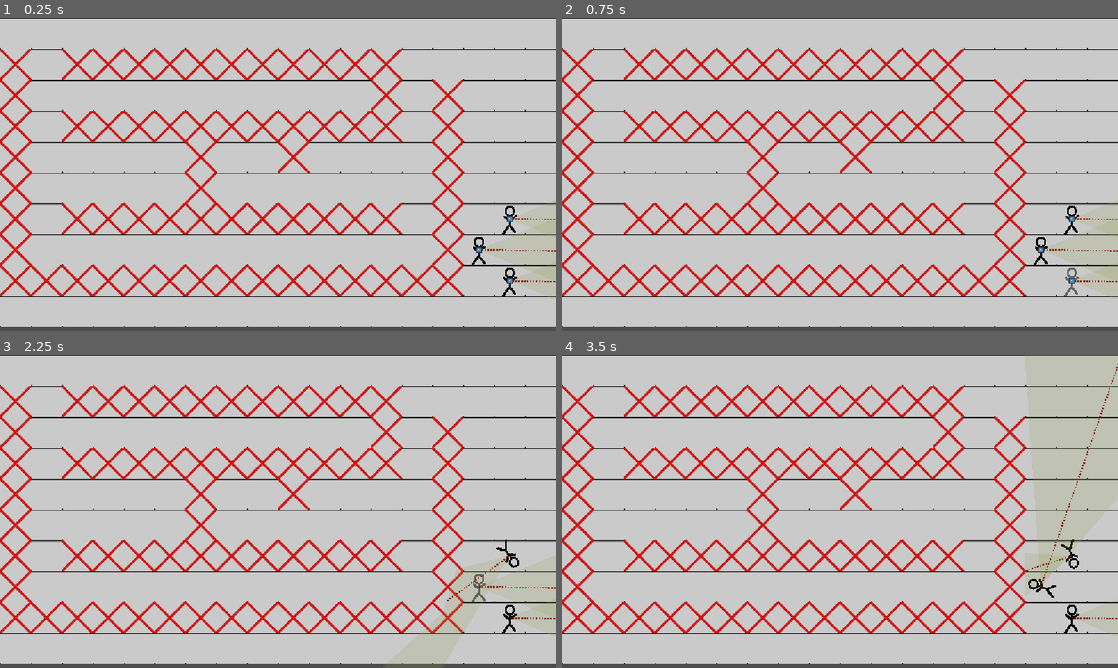
Above: before the commit, frames 1-4 (two rows, left to right).
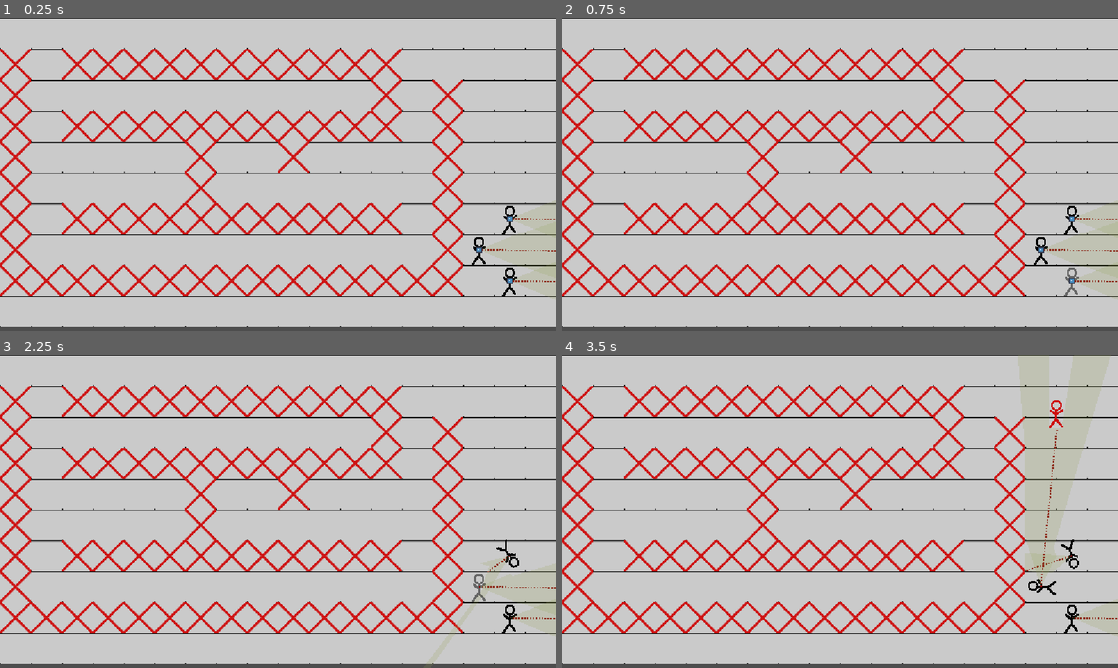
Above: after the commit, the same moments.

Repository: NevenIlincic/Tactical_Move
Game: Godot game, scene res://Scenes/Test_Scene.tscn
Two runs of this game, one before a commit and one after it. Both use one fixed random seed, a clock stepped at 60 frames per second and the inputs below. The engine's default icon, where the game draws it, is replaced by a stand-in: a white triangle on a blue panel in a dark square.
Inputs (mouse positions are in pixels of both pictures, inside the frame that each line leads up to):
- Up to frame 1 (0.25 s): no input
- Up to frame 2 (0.75 s): tap Enter at 0.5 s; move the mouse to (1073, 280) at 0.52 s; right-click (1073, 280) at 0.6 s; click (1073, 280) at 0.67 s
- Up to frame 3 (2.25 s): tap W (reset_look_at_path) at 1.25 s; move the mouse to (511, 555) at 1.27 s; click (511, 555) at 1.35 s; right-click (511, 555) at 1.55 s; tap Q (reset_path) at 2 s; move the mouse to (478, 586) at 2.02 s; tap Space (move_confirm) at 2.1 s; click (478, 586) at 2.17 s
- Up to frame 4 (3.5 s): right-click (1040, 586) at 2.3 s; tap Space (move_confirm) at 2.75 s; move the mouse to (812, 574) at 2.77 s; tap Z (move_state) at 2.85 s; click (812, 574) at 2.92 s; right-click (812, 574) at 3.05 s

The runs differ from the first frame. In frame 3, 0.2% of the frame differs, in the area x 75-95%, y 68-90%; in frame 4, 0.5%, in the area x 82-100%, y 0-78%.

Commit message:
[ADD] Enemy spotting

Diff:
--- /dev/null
+++ b/Scenes/Enemy/Enemy.tscn
@@ -0,0 +1,44 @@
+[gd_scene format=3 uid="uid://y3pndfcq1kxo"]
+
+[ext_resource type="Script" uid="uid://cgpj7hlgh52n1" path="res://Scenes/Enemy/enemy.gd" id="1_02vxf"]
+[ext_resource type="Texture2D" uid="uid://d1tdmtvde540b" path="res://Sprites/Enemy/enemy.png" id="1_i1u57"]
+[ext_resource type="Script" uid="uid://jnl8fjr17re8" path="res://Scripts/Player/vision.gd" id="2_e0oyi"]
+[ext_resource type="Texture2D" uid="uid://uwcsyrtrt75l" path="res://Sprites/Path_Line/New Piskel-1.png - 2026-08-04T161338.290.png" id="3_02vxf"]
+
+[sub_resource type="RectangleShape2D" id="RectangleShape2D_06txj"]
+size = Vector2(32, 64)
+
+[node name="Enemy" type="Node2D" unique_id=1440065138]
+script = ExtResource("1_02vxf")
+
+[node name="Enemy_Sprite" type="Sprite2D" parent="." unique_id=1264594983]
+texture_filter = 1
+texture_repeat = 1
+texture = ExtResource("1_i1u57")
+
+[node name="Vision_Polygon" type="Polygon2D" parent="." unique_id=1604988782]
+visible = false
+color = Color(0.5822249, 0.63125, 0.33140624, 0.19500001)
+polygon = PackedVector2Array(0, 0, -256, -256, 256, -256)
+script = ExtResource("2_e0oyi")
+max_range = 1200.0
+fov_degrees = 45.0
+
+[node name="Vision_Center_Line" type="Line2D" parent="Vision_Polygon" unique_id=1406944396]
+visible = false
+show_behind_parent = true
+texture_filter = 1
+texture_repeat = 2
+width = 3.0
+texture = ExtResource("3_02vxf")
+texture_mode = 1
+
+[node name="Vision_Area" type="Area2D" parent="Vision_Polygon" unique_id=771459024]
+collision_layer = 4
+
+[node name="CollisionPolygon2D" type="CollisionPolygon2D" parent="Vision_Polygon/Vision_Area" unique_id=664566003]
+
+[node name="Detection_Area" type="Area2D" parent="." unique_id=96710695 groups=["enemy"]]
+
+[node name="CollisionShape2D" type="CollisionShape2D" parent="Detection_Area" unique_id=1216236629]
+shape = SubResource("RectangleShape2D_06txj")
--- /dev/null
+++ b/Scenes/Enemy/enemy.gd
@@ -0,0 +1,16 @@
+extends Node2D
+class_name Enemy
+
+var num_seen_by: int = 0
+
+func _ready() -> void:
+	visible = false
+
+func show_enemy():
+	visible = true
+	num_seen_by +=1
+
+func hide_enemy():
+	num_seen_by -= 1
+	if num_seen_by == 0:
+		visible = false
--- a/Scenes/Player/Player.tscn
+++ b/Scenes/Player/Player.tscn
@@ -3,7 +3,7 @@
 [ext_resource type="Script" uid="uid://c1ym0y4pbnw4j" path="res://Scripts/Player/player.gd" id="1_ft8w5"]
 [ext_resource type="Texture2D" uid="uid://c442lp23townj" path="res://Sprites/Player/player.png" id="1_s0eop"]
 [ext_resource type="Script" uid="uid://kkaaaj6uvi8u" path="res://Scripts/Line/player_path_line.gd" id="2_4wape"]
-[ext_resource type="Script" uid="uid://jnl8fjr17re8" path="res://Scenes/Player/vision.gd" id="3_h54ih"]
+[ext_resource type="Script" uid="uid://jnl8fjr17re8" path="res://Scripts/Player/vision.gd" id="3_h54ih"]
 [ext_resource type="Texture2D" uid="uid://cp3f8t70d5twp" path="res://icon.svg" id="4_ude3g"]
 [ext_resource type="Texture2D" uid="uid://uwcsyrtrt75l" path="res://Sprites/Path_Line/New Piskel-1.png - 2026-08-04T161338.290.png" id="5_jmcll"]
 [ext_resource type="Script" uid="uid://b260cldj7kekv" path="res://Scripts/Line/player_look_at_line.gd" id="7_t26db"]
@@ -44,6 +44,11 @@
 texture = ExtResource("5_jmcll")
 texture_mode = 1
 
+[node name="Vision_Area" type="Area2D" parent="Vision_Polygon" unique_id=600177350]
+collision_layer = 4
+
+[node name="CollisionPolygon2D" type="CollisionPolygon2D" parent="Vision_Polygon/Vision_Area" unique_id=1640132888]
+
 [node name="Look_At_Position_Sprite" type="Sprite2D" parent="." unique_id=560975301]
 scale = Vector2(0.1, 0.1)
 texture = ExtResource("4_ude3g")
@@ -58,3 +63,5 @@
 script = ExtResource("7_t26db")
 
 [connection signal="input_event" from="Selection_Area" to="." method="_on_selection_area_input_event"]
+[connection signal="area_entered" from="Vision_Polygon/Vision_Area" to="." method="_on_vision_area_area_entered"]
+[connection signal="area_exited" from="Vision_Polygon/Vision_Area" to="." method="_on_vision_area_area_exited"]
--- a/Scenes/Test_Scene.tscn
+++ b/Scenes/Test_Scene.tscn
@@ -4,6 +4,7 @@
 [ext_resource type="Texture2D" uid="uid://c3qy2e6a8kyg2" path="res://Sprites/Tiles/New Piskel-1.png - 2026-08-02T002434.484.png" id="2_mrf6p"]
 [ext_resource type="Texture2D" uid="uid://dx4qogxo2oe5u" path="res://Sprites/Tiles/New Piskel-2.png (46).png" id="2_mwjvy"]
 [ext_resource type="PackedScene" uid="uid://chy7dddrrr700" path="res://Scenes/Player/Player.tscn" id="4_10mtb"]
+[ext_resource type="PackedScene" uid="uid://y3pndfcq1kxo" path="res://Scenes/Enemy/Enemy.tscn" id="5_svcn8"]
 
 [sub_resource type="TileSetAtlasSource" id="TileSetAtlasSource_10mtb"]
 texture = ExtResource("2_mwjvy")
@@ -72,3 +73,6 @@
 
 [node name="Player3" parent="." unique_id=1999289494 instance=ExtResource("4_10mtb")]
 position = Vector2(992, 480)
+
+[node name="Enemy" parent="." unique_id=1440065138 instance=ExtResource("5_svcn8")]
+position = Vector2(1024, 120)
--- a/Scripts/Player/player.gd
+++ b/Scripts/Player/player.gd
@@ -23,6 +23,13 @@
 #VISION (FOW)
 @onready var vision_polygon: PlayerVision = $Vision_Polygon
 
+enum EngagementRules {
+	IGNORE, #Ignorise i nastavlja dalje
+	STOP_AND_SHOT_IN_PASSING, #Staje i puca ako mu je u vidokrugu (bez pracenja rotacijom)
+	STOP_AND_SHOT_FOLLOWING, #Staje i puca ako mu je usao u vidokrug (prati neprijatelja rotacijom)
+	MOVE_AND_SHOT_IN_PASSING, #Nastavlja kretnju (ako postoji) i samo puca u vidokrugu (bez pracenja rotacijom)
+	MOVE_AND_SHOT_FOLLOWING # Nastavlja (ako postoji) i prati rotiranjem dok ne izgubi iz vidokruga
+}
 
 var rays: Array[RayCast2D] = []
 var point_to_look
@@ -64,7 +71,9 @@
 
 func set_point_to_look(point):
 	point_to_look = point
+	#If point is enemy
 	if not check_is_point_to_look_vector():
+		point_to_look = point.global_position
 		look_at_position_sprite.visible = false
 		return
 	look_at_position_sprite.visible = true
@@ -89,7 +98,7 @@
 
 func do_initial_player_rotation(tween: Tween):
 	if point_to_look:
-		var target_angle = global_position.angle_to_point(point_to_look)
+		var	target_angle = global_position.angle_to_point(point_to_look)
 		var start_angle = rotation
 
 		tween.tween_method(
@@ -158,3 +167,20 @@
 		total_length += points[i].distance_to(points[i + 1])
 
 	return total_length
+
+
+func _on_vision_area_area_entered(area: Area2D) -> void:
+	if area.is_in_group("enemy"):
+		var enemy: Enemy = area.get_parent()
+		set_point_to_look(enemy)
+		enemy.show_enemy()
+		var tween: Tween = create_tween()
+		do_initial_player_rotation(tween)
+		await tween.finished
+
+
+func _on_vision_area_area_exited(area: Area2D) -> void:
+	if area.is_in_group("enemy"):
+		var enemy: Enemy = area.get_parent()
+		enemy.hide_enemy()
+		point_to_look = null
--- a/Scenes/Player/vision.gd
+++ b/Scripts/Player/vision.gd
@@ -2,6 +2,7 @@
 class_name PlayerVision
 
 @onready var vision_center_line: Line2D = $Vision_Center_Line
+@onready var collision_polygon_2d: CollisionPolygon2D = $Vision_Area/CollisionPolygon2D
 
 
 @export var max_range: float = 300.0
@@ -24,6 +25,8 @@
 		ray.target_position = Vector2(max_range, 0).rotated(angle)
 		ray.collision_mask = wall_collision_mask
 		ray.enabled = true
+		ray.collide_with_areas = true
+		ray.set_collision_mask_value(3, false)
 		add_child(ray)
 		rays.append(ray)
 
@@ -43,6 +46,9 @@
 
 		if ray.is_colliding():
 			current_point = ray.to_local(ray.get_collision_point())
+			#var hit_object = ray.get_collider()
+			#if hit_object is Enemy:
+				#hit_object.show_enemy()
 		else:
 			current_point = ray.target_position
 
@@ -54,3 +60,4 @@
 				vision_center_line.add_point(current_point)
 
 	self.polygon = points
+	collision_polygon_2d.polygon = points
--- a/project.godot
+++ b/project.godot
@@ -62,6 +62,10 @@
 ]
 }
 
+[layer_names]
+
+2d_physics/layer_3="VisionPolygon"
+
 [physics]
 
 3d/physics_engine="Jolt Physics"
Not shown, added: Scenes/Enemy/enemy.gd.uid
Renamed: Scenes/Player/vision.gd.uid -> Scripts/Player/vision.gd.uid
Binary file added: Sprites/Enemy/enemy.png
Not shown, added: Sprites/Enemy/enemy.png.import
